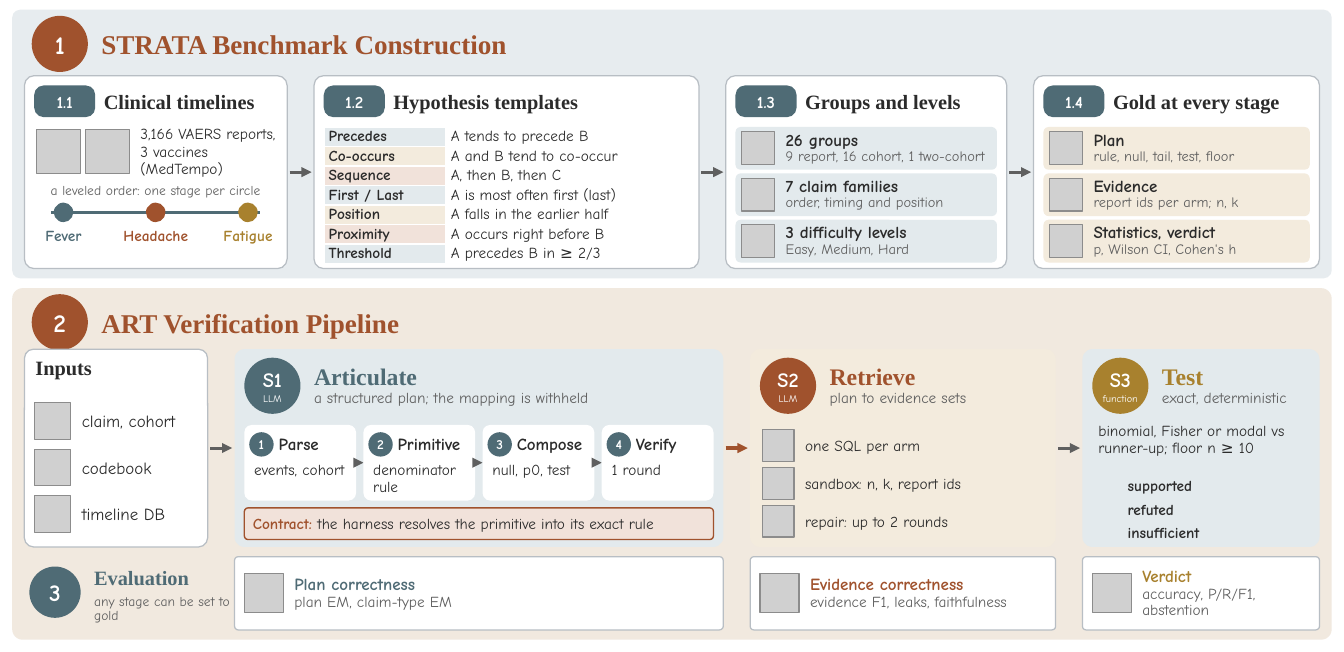
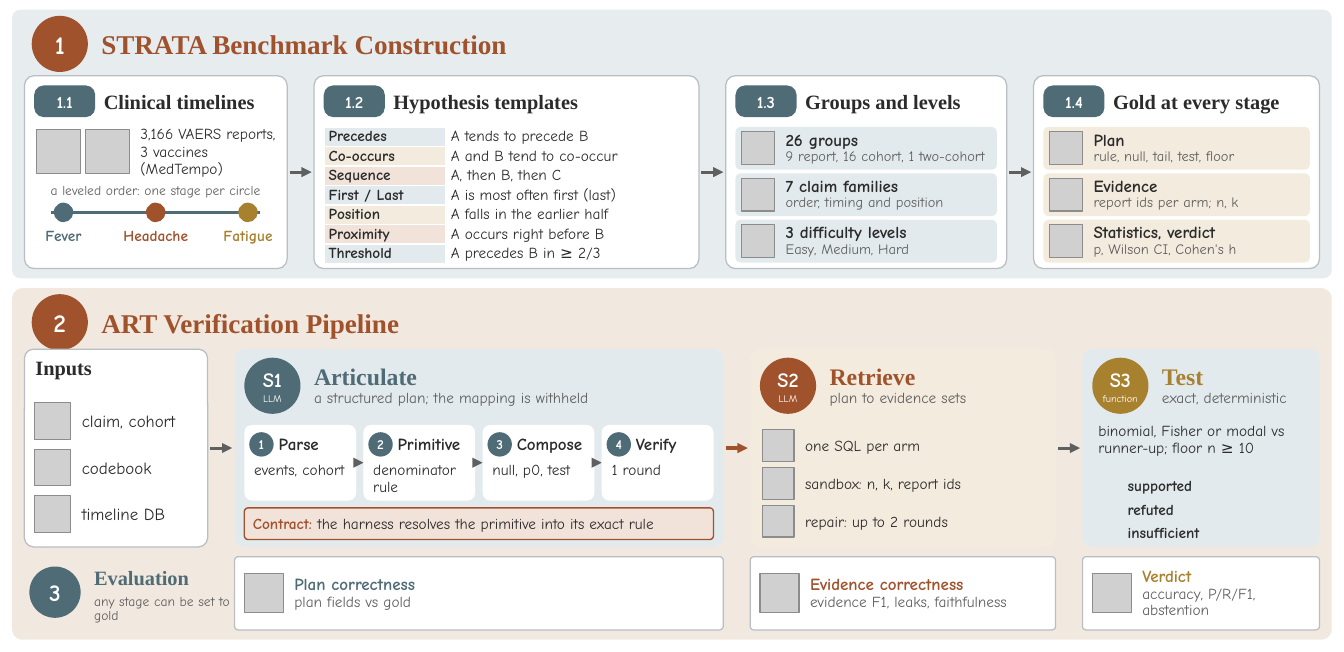
Before and after one commit to henryhcy/Temporal_Hypothesis_Generation, a slide deck: slide 1 of docs/draft/Figures/STRATA_framework_editable.pptx. Drawn at 1344x652 pixels with LibreOffice and Linux fonts; fonts in the diff are those of the drawing; grey boxes stand for pictures; background and template pictures are left out. Boxes give left, top, right and bottom in pixels: in the first picture for what was removed or moved away, otherwise in the second. Text is boxed around its words. In the diff, an @@ line names an element or a change of style, - is before the commit and + after.

```diff
--- a/docs/draft/Figures/STRATA_framework_editable.pptx
+++ b/docs/draft/Figures/STRATA_framework_editable.pptx
@@ text at (294, 596, 411, 610): text changed @@
-plan EM, claim-type EM
+plan fields vs gold
```
Also in this commit, not shown: 4 other files.
